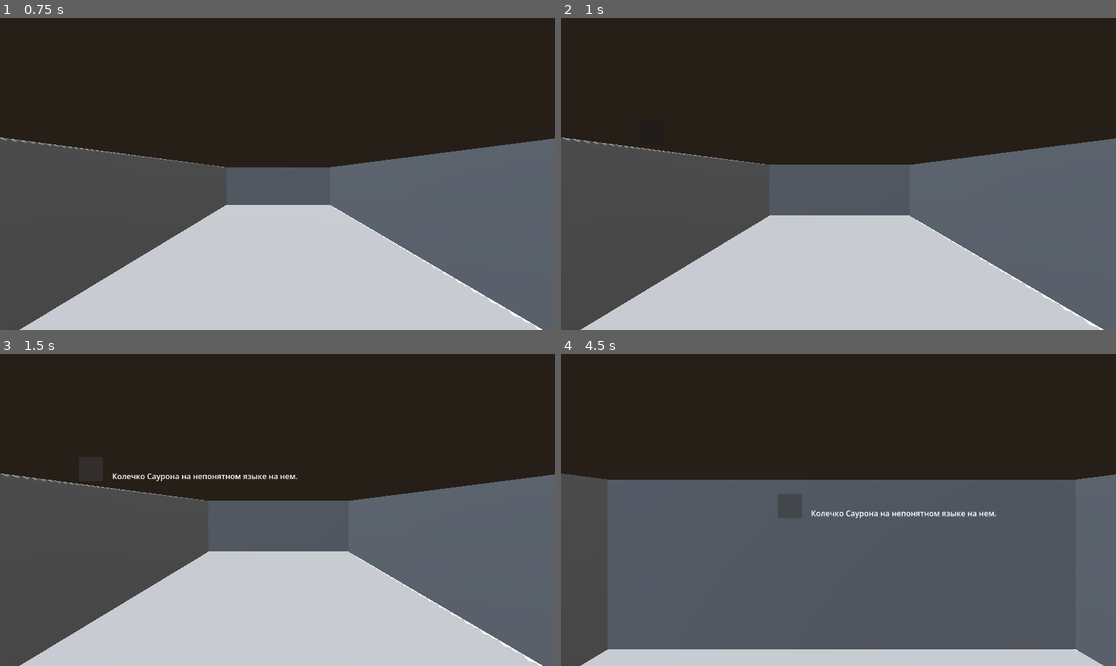
Above: before the commit, frames 1-4 (two rows, left to right).
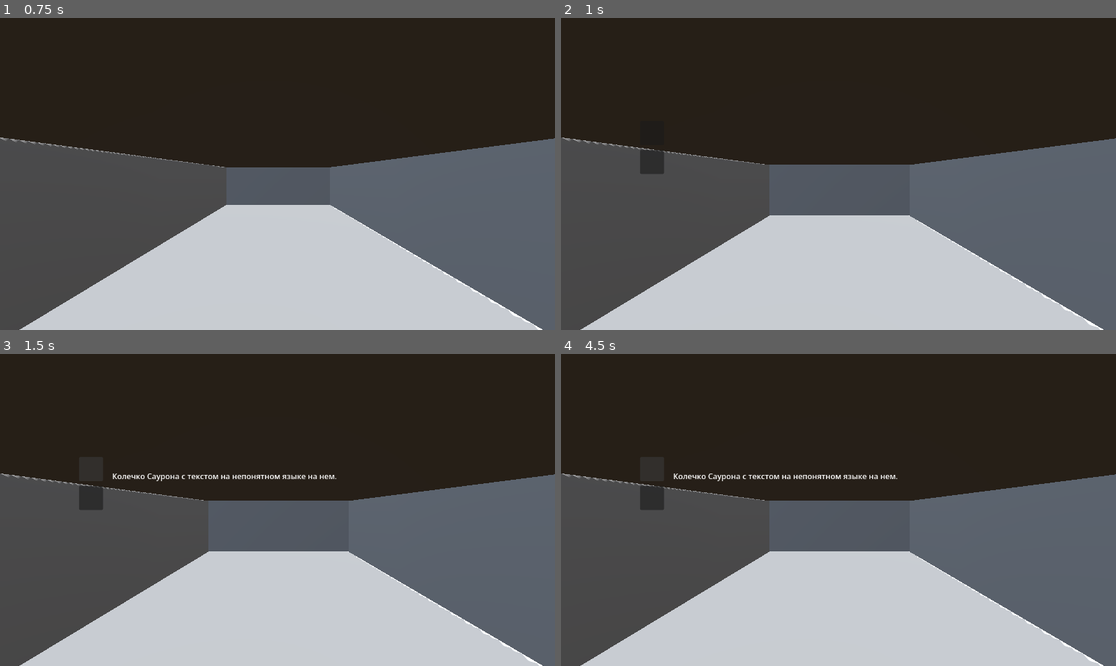
Above: after the commit, the same moments.

Repository: mxokunkov/VJ-Museum
Game: Godot game, scene res://prototype.tscn
Same seed, same stepped clock (60 frames per second), same inputs: the game is played once before the commit and once after it.
Inputs (mouse positions are in pixels of both pictures, inside the frame that each line leads up to):
- Up to frame 1 (0.75 s): tap Enter at 0.5 s; move the mouse to (399, 158) at 0.52 s; hold Right mouse button (RMB) from 0.53 s (still down); click (399, 158) at 0.67 s
- Up to frame 2 (1 s): keep holding Right mouse button (RMB)
- Up to frame 3 (1.5 s): release Right mouse button (RMB) at 1.25 s; click "Колечко Саурона на непонятном…" (after the commit: "Колечко Саурона с текстом на …") at 1.25 s
- Up to frame 4 (4.5 s): click (649, 497) at 2.02 s; click "Колечко Саурона на непонятном…" (after the commit: "Колечко Саурона с текстом на …") at 2.75 s; click (649, 497) at 3.52 s; click "Колечко Саурона на непонятном…" (after the commit: "Колечко Саурона с текстом на …") at 4.25 s

Frame 1 is identical in both runs. In frame 2, 0.3% of the frame differs, in the area x 14-19%, y 42-50%; in frame 3, 0.6%; in frame 4, 30%, in the area x 0-98%, y 38-100%.

Commit message:
демка с кривым осмотром и приближением экспоната + PBR

Diff:
--- /dev/null
+++ b/app/Globals.gd
@@ -0,0 +1,3 @@
+extends Node
+
+var view_is_active = true
--- a/app/controller.gd
+++ b/app/controller.gd
@@ -2,15 +2,17 @@
 
 
 func move_x(x) -> void:
-	position += -transform.basis.z * x
+	if Globals.view_is_active:
+		position += -transform.basis.z * x
 
 
 func _input(event: InputEvent) -> void:
-	if Input.is_action_pressed("RMB"):
-		if event is InputEventMouseMotion:
-			rotate_y(event.relative.x * Prototype.mouse_sense * 0.01)
-			$Camera3D.rotate_x(deg_to_rad(event.relative.y) * Prototype.mouse_sense * 0.01)
-			$Camera3D.rotation.x = clamp(rotation.x, deg_to_rad(-89), deg_to_rad(89))
+	if Globals.view_is_active:
+		if Input.is_action_pressed("RMB"):
+			if event is InputEventMouseMotion:
+				rotate_y(event.relative.x * Prototype.mouse_sense * 0.01)
+				$Camera3D.rotate_x(deg_to_rad(event.relative.y) * Prototype.mouse_sense * 0.01)
+				$Camera3D.rotation.x = clamp(rotation.x, deg_to_rad(-89), deg_to_rad(89))
 
 
 func _on_zones_move_1() -> void:
--- a/app/project.godot
+++ b/app/project.godot
@@ -18,6 +18,7 @@
 [autoload]
 
 Prototype="*uid://bxqgqymex14mt"
+Globals="*uid://cogodxwk5t4t8"
 
 [input]
 
--- a/app/prototype.tscn
+++ b/app/prototype.tscn
@@ -3,9 +3,14 @@
 [ext_resource type="Script" uid="uid://bxqgqymex14mt" path="res://prototype.gd" id="1_883nb"]
 [ext_resource type="Script" uid="uid://8ta1qhmv34ii" path="res://zones.gd" id="1_gxbh7"]
 [ext_resource type="Script" uid="uid://cow3pyybfi0o0" path="res://controller.gd" id="2_vo8sw"]
-[ext_resource type="ArrayMesh" uid="uid://t0i4o0fff6fv" path="res://The_One_Ring_Obj.obj" id="4_7fmhn"]
+[ext_resource type="ArrayMesh" uid="uid://bpm7pahvkvdqj" path="res://testring/testring.obj" id="4_h3f5w"]
+[ext_resource type="Script" uid="uid://davb4m1gfwon5" path="res://the_one_ring_obj.gd" id="5_8y2k3"]
 [ext_resource type="Script" uid="uid://dmhcgqh4no5lg" path="res://button.gd" id="5_mbk3n"]
+[ext_resource type="Texture2D" uid="uid://dwip2mgdvoqiw" path="res://testring/testring_Albedo.png" id="5_vm637"]
 [ext_resource type="Script" uid="uid://b3tmudmy0yu6n" path="res://label.gd" id="6_1ixuk"]
+[ext_resource type="Texture2D" uid="uid://bu8yjrky1352t" path="res://testring/testring_Metalness.png" id="6_h681u"]
+[ext_resource type="Texture2D" uid="uid://bb5vl4gsxgeak" path="res://testring/testring_Normal.png" id="7_67dyb"]
+[ext_resource type="Texture2D" uid="uid://dm8fvyulkyxct" path="res://testring/testring_Roughness.png" id="8_e13xq"]
 
 [sub_resource type="BoxMesh" id="BoxMesh_gxbh7"]
 
@@ -24,6 +29,14 @@
 tonemap_mode = 2
 
 [sub_resource type="CapsuleShape3D" id="CapsuleShape3D_gxbh7"]
+
+[sub_resource type="StandardMaterial3D" id="StandardMaterial3D_0c7e4"]
+albedo_texture = ExtResource("5_vm637")
+metallic = 1.0
+metallic_texture = ExtResource("6_h681u")
+roughness_texture = ExtResource("8_e13xq")
+normal_enabled = true
+normal_texture = ExtResource("7_67dyb")
 
 [node name="prototype" type="Node" unique_id=1641901489]
 script = ExtResource("1_883nb")
@@ -148,7 +161,9 @@
 
 [node name="TheOneRingObj" type="MeshInstance3D" parent="object" unique_id=836561364]
 transform = Transform3D(0.1, 0, 0, 0, 0.1, 0, 0, 0, 0.1, 2.564887, 1.3174555, -0.37357044)
-mesh = ExtResource("4_7fmhn")
+mesh = ExtResource("4_h3f5w")
+surface_material_override/0 = SubResource("StandardMaterial3D_0c7e4")
+script = ExtResource("5_8y2k3")
 
 [node name="Button" type="Button" parent="object/TheOneRingObj" unique_id=683797181]
 custom_minimum_size = Vector2(50, 50)
@@ -156,13 +171,20 @@
 offset_bottom = 50.0
 script = ExtResource("5_mbk3n")
 
+[node name="Button2" type="Button" parent="object/TheOneRingObj/Button" unique_id=1682217990]
+custom_minimum_size = Vector2(50, 50)
+layout_mode = 0
+offset_top = 60.0
+offset_right = 50.0
+offset_bottom = 110.0
+
 [node name="Label" type="Label" parent="object/TheOneRingObj/Button" unique_id=563360290]
 layout_mode = 0
 offset_left = 69.0
 offset_top = 28.0
 offset_right = 109.0
 offset_bottom = 51.0
-text = "Колечко Саурона на непонятном языке на нем."
+text = "Колечко Саурона с текстом на непонятном языке на нем."
 script = ExtResource("6_1ixuk")
 
 [connection signal="move_1" from="ui/zones" to="cam/controller" method="_on_zones_move_1"]
@@ -174,3 +196,4 @@
 [connection signal="pressed" from="ui/zones/VBoxContainer/zone2" to="ui/zones" method="_on_zone_2_pressed"]
 [connection signal="pressed" from="ui/zones/VBoxContainer/zone1" to="ui/zones" method="_on_zone_1_pressed"]
 [connection signal="pressed" from="object/TheOneRingObj/Button" to="object/TheOneRingObj/Button/Label" method="_on_button_pressed"]
+[connection signal="pressed" from="object/TheOneRingObj/Button/Button2" to="object/TheOneRingObj" method="_on_button_2_pressed"]
--- /dev/null
+++ b/app/the_one_ring_obj.gd
@@ -0,0 +1,60 @@
+extends MeshInstance3D
+
+#Объект должен возвращаться в первоначальное состояние!!!
+
+var active = false
+
+var inspect_mode := false
+var rotating := false
+var sensitivity := 0.01
+
+var zoom_speed := 0.1
+var min_scale := 0.3
+var max_scale := 3.0
+
+func start_inspect():
+	Globals.view_is_active = false
+	inspect_mode = true
+	Input.set_mouse_mode(Input.MOUSE_MODE_VISIBLE)
+
+func stop_inspect():
+	Globals.view_is_active = true
+	inspect_mode = false
+
+func _input(event):
+
+	if not inspect_mode:
+		return
+
+	# зажали правую кнопку мыши
+	if event is InputEventMouseButton:
+		if event.button_index == MOUSE_BUTTON_RIGHT:
+			rotating = event.pressed
+
+		# зум колесом
+		if event.button_index == MOUSE_BUTTON_WHEEL_UP and event.pressed:
+			var new_scale = scale + Vector3.ONE * zoom_speed
+			new_scale.x = clamp(new_scale.x, min_scale, max_scale)
+			new_scale.y = clamp(new_scale.y, min_scale, max_scale)
+			new_scale.z = clamp(new_scale.z, min_scale, max_scale)
+			scale = new_scale
+
+		if event.button_index == MOUSE_BUTTON_WHEEL_DOWN and event.pressed:
+			var new_scale = scale - Vector3.ONE * zoom_speed
+			new_scale.x = clamp(new_scale.x, min_scale, max_scale)
+			new_scale.y = clamp(new_scale.y, min_scale, max_scale)
+			new_scale.z = clamp(new_scale.z, min_scale, max_scale)
+			scale = new_scale
+
+	# движение мыши
+	if event is InputEventMouseMotion and rotating:
+		rotate_y(-event.relative.x * sensitivity)
+		rotate_x(-event.relative.y * sensitivity)
+
+func _on_button_2_pressed() -> void:
+	if not active:
+		active = true
+		start_inspect()
+	else:
+		active = false
+		stop_inspect()
Not shown, added: app/Globals.gd.uid
Not shown, added: app/ring.obj
Not shown, added: app/ring.obj.import
Not shown, added: app/testring/testring.mtl
Not shown, added: app/testring/testring.obj
Not shown, added: app/testring/testring.obj.import
Binary file added: app/testring/testring_AO.png
Not shown, added: app/testring/testring_AO.png.import
Binary file added: app/testring/testring_Albedo.png
Not shown, added: app/testring/testring_Albedo.png.import
Binary file added: app/testring/testring_Displacement.exr
Not shown, added: app/testring/testring_Displacement.exr.import
(and 7 more such lines)
